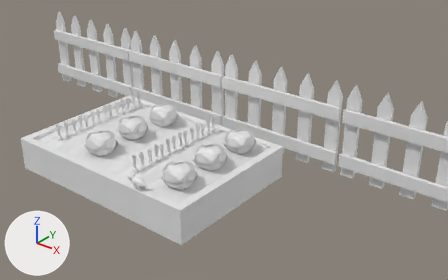
What one commit did to the Blender file scenes/garden.blend.
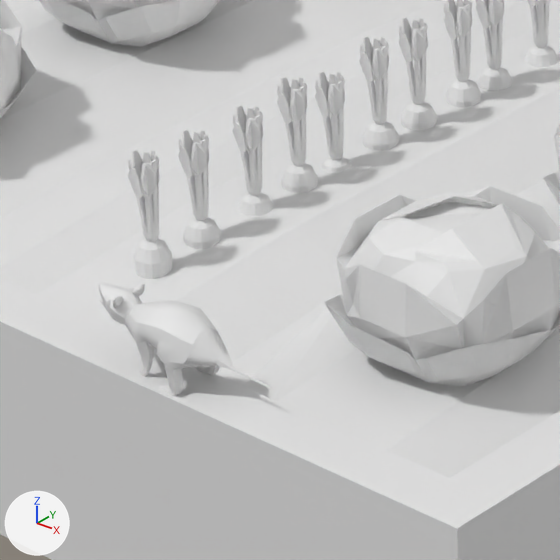
Each version appears first from a 50 mm lens placed at (383.0, -503.0, 411.0), pointed at (-37.0, 23.0, 85.0), and next in a close-up on the part from 25% to 44% of the width and 48% to 77% of the height. The lights are fixed; the arrows at lower left show +X, +Y and +Z.

Objects in the first close-up: 'cabbage.002', 'cabbage.004', 'cabbage.005', 'carrot.000', 'carrot.001', 'carrot.002', 'carrot.003', 'carrot.005', 'carrot.006', 'carrot.007', 'dirt', 'opossum'.
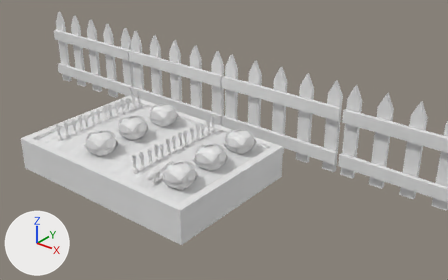
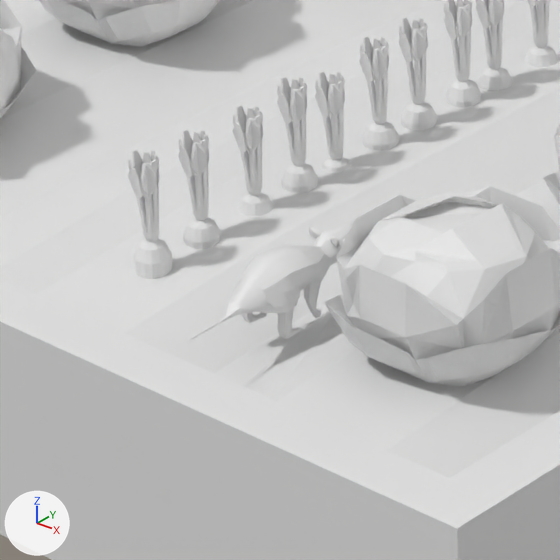
What differs and where, as boxes (x1, y1, x2, y2) in the close-ups (560 x 560 px):
'opossum', moved, turned: before (98, 283, 271, 396); after (190, 222, 353, 340)

What changed in the scene script:
```text
Change ob_opossum:
    ob_opossum.location: (-96.4, -67.2, 37.2) -> (-96.4, -39.0, 37.2)
    ob_opossum.rotation_euler: (1.571, 0.0, 0.0) -> (1.571, 0.0, -1.571)  # degrees (90, 0, 0) -> degrees (90, 0, -90)
```
